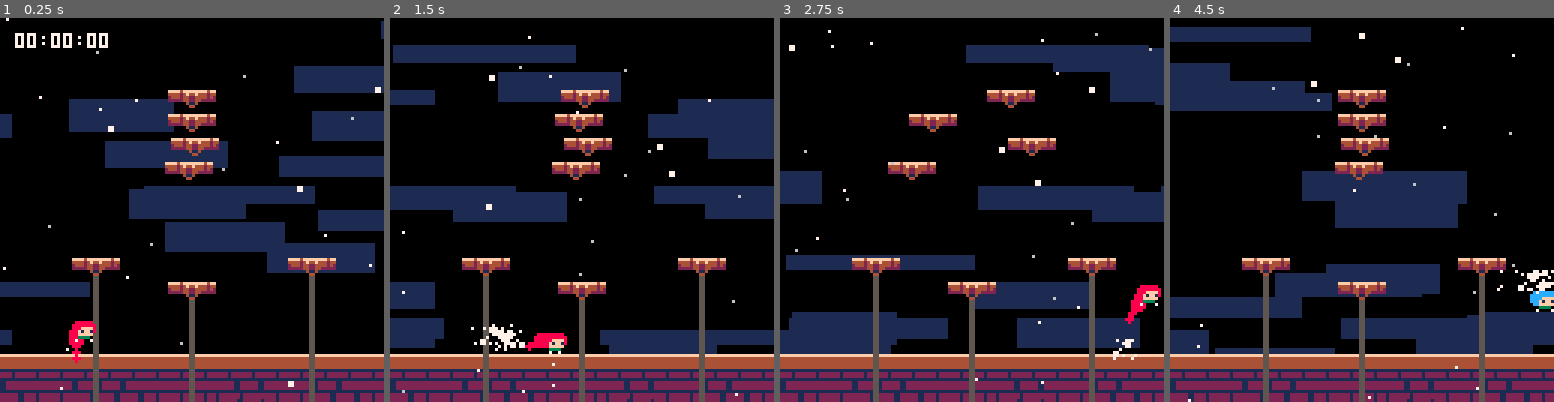
Above: before the commit, frames 1-4 (left to right).
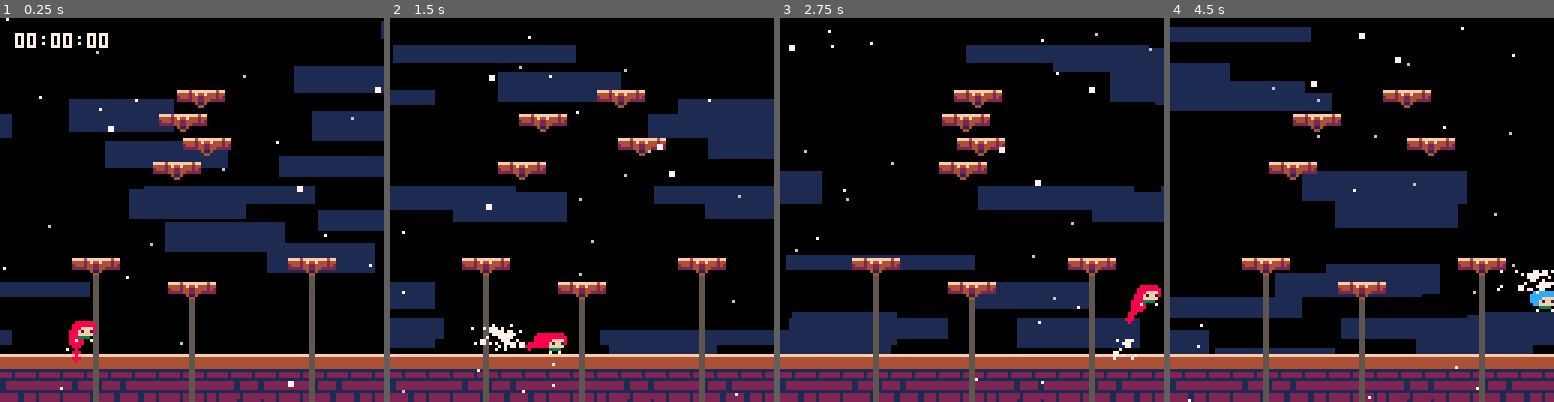
Above: after the commit, the same moments.

Repository: CelesteClassic/newleste.p8
Game: PICO-8 cartridge resort.p8
Two runs of this game, one before a commit and one after it. Both use one fixed random seed, a clock stepped at 60 frames per second and the inputs below.
Inputs:
- Up to frame 1 (0.25 s): no input
- Up to frame 2 (1.5 s): tap X (X key) at 0.33, 1.07 s; tap O (Z key) at 0.7 s
- Up to frame 3 (2.75 s): hold Right 1.6-2.1 s; tap O (Z key) at 1.7, 2.1, 2.5 s; tap X (X key) at 1.85 s; hold Up 2.15-2.42 s; hold Right from 2.47 s (still down)
- Up to frame 4 (4.5 s): tap O (Z key) every 0.4 s from 2.9 to 4.1 s; tap X (X key) at 2.97, 4.08 s; release Right at 3.03 s; hold Left 3.08-3.58 s; hold Down 3.63-3.97 s; hold Right from 4.02 s (still down)

The runs differ from the first frame. In frame 1, 1.4% of the frame differs, in the area x 39-61%, y 18-43%; in frame 2, 3.1%; in frame 3, 3.0%; in frame 4, 3.3%, in the area x 25-75%, y 18-43%.

Commit message:
delay at the ends of platform movement

Diff:
--- a/resort.p8
+++ b/resort.p8
@@ -467,17 +467,21 @@
     this.r=(this.right_x-this.left_x)/2
     this.mid=this.left_x+this.r
     this.t=0
-    this.tlen=30
+    this.tlen=60
   end,
 
   update=function(this)
 
   --horizontal movement
 
-    local v = 2.718^(4*sin(this.t/this.tlen))
-    local newx=round(this.mid+this.r*((v - 1)/(v + 1))*this.direction)
+    local newx=round(this.mid+this.r*sin(this.t/this.tlen)*this.direction)
     this.spd.x=newx-this.x
-    this.t=(this.t+1)%this.tlen
+    if 4*flr(this.t)==this.tlen or 4*flr(this.t)==3*this.tlen then
+      this.t+=0.2
+    else
+      this.t+=1
+    end
+    this.t%=this.tlen
 
     --interaction with player
 
